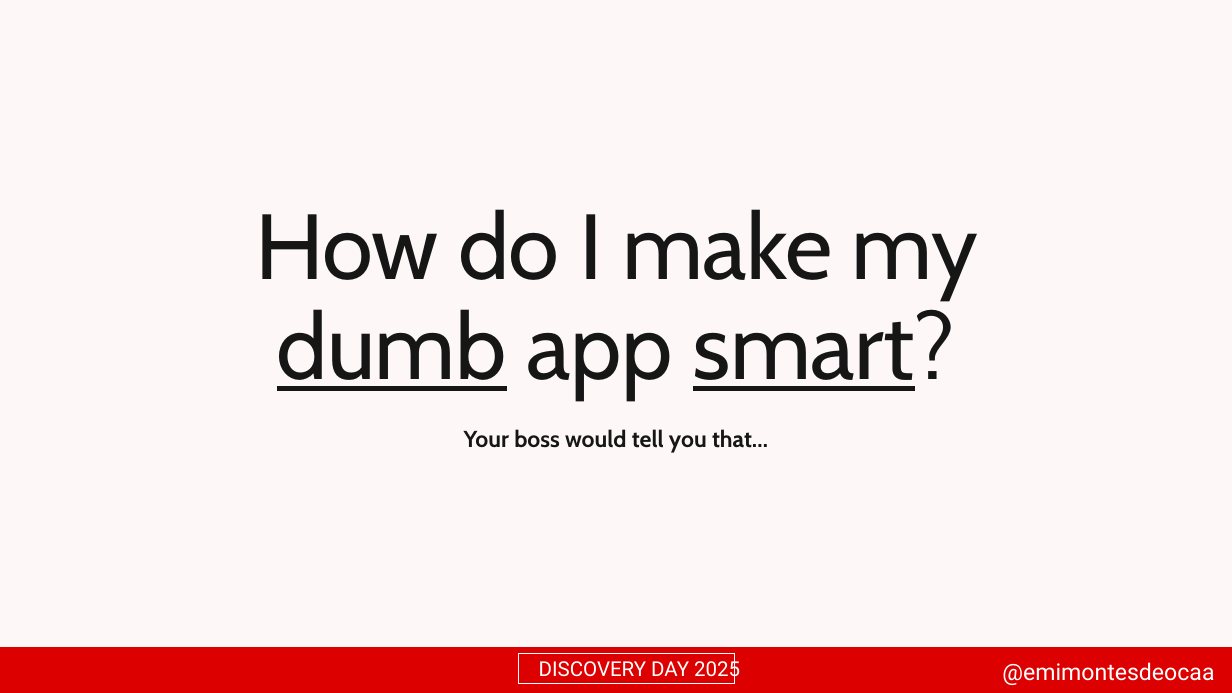
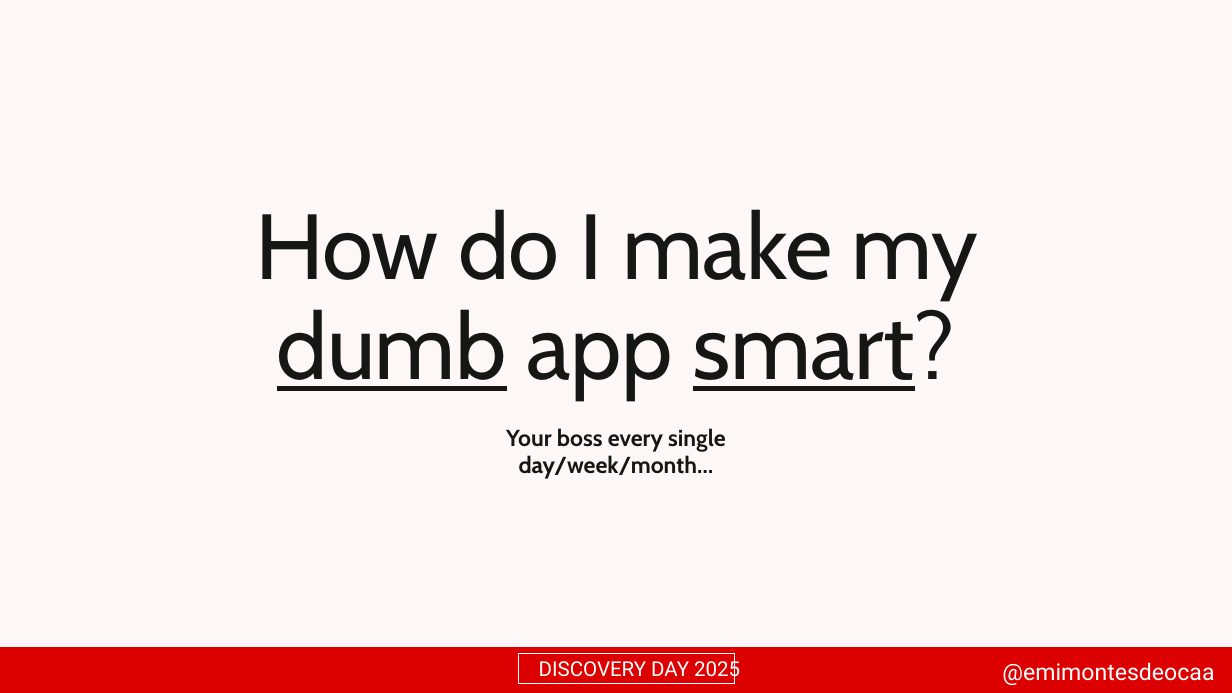
Before and after one commit to emimontesdeoca/dday-sofia-2025-semantic-kernel-sql, a slide deck: slide 5 of slides/Discovery Day 2025.pptx (slide 4 before the commit). Drawn at 1232x693 pixels with LibreOffice and Linux fonts; fonts in the diff are those of the drawing; background and template pictures are left out. Boxes give left, top, right and bottom in pixels: in the first picture for what was removed or moved away, otherwise in the second. Text is boxed around its words. In the diff, an @@ line names an element or a change of style, - is before the commit and + after.

```diff
--- a/slides/Discovery Day 2025.pptx
+++ b/slides/Discovery Day 2025.pptx
@@ text at (506,428,725,479): text changed @@
-Your boss would tell you that…
+Your boss every single day/week/month…
```
Also in this commit, not shown: 12 other slides changed, 2 slides added.
